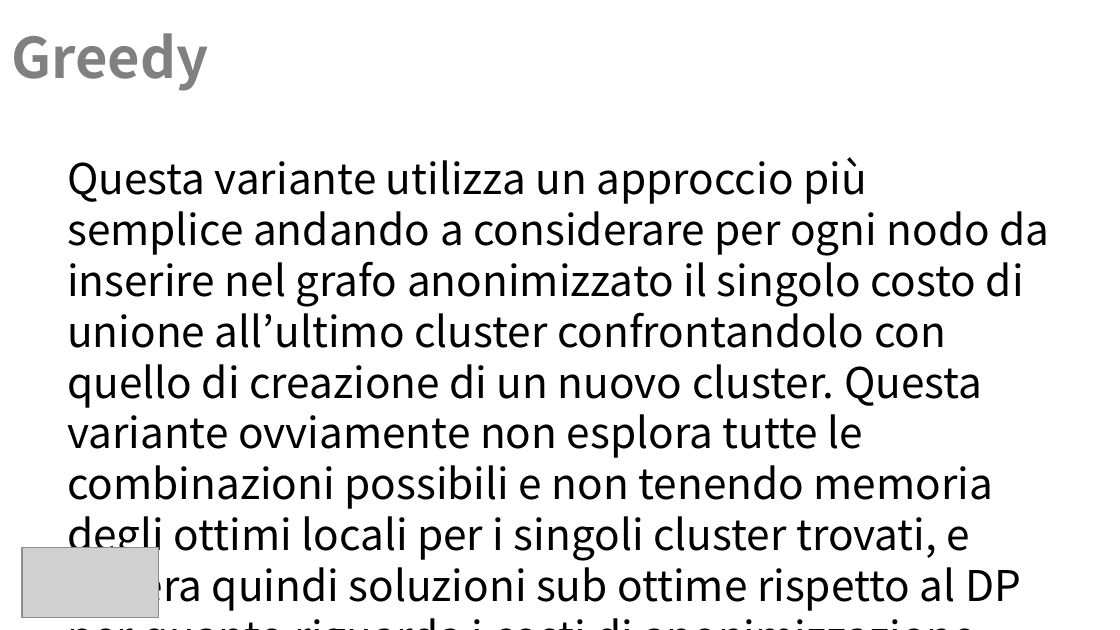
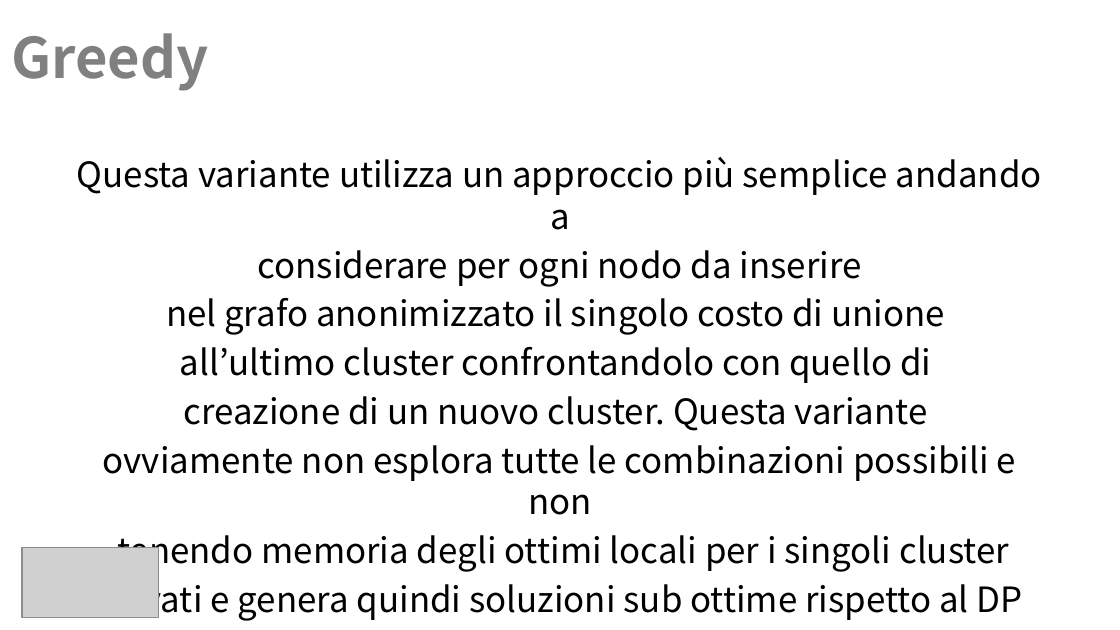
Before and after one commit to Navypowder/DP-P-project, a slide deck: slide 8 of Presentation/Towards_Identity_Anonymization_on_graph(K-degree anonymization).pptx. Drawn at 1120x630 pixels with LibreOffice and Linux fonts; fonts in the diff are those of the drawing; grey boxes stand for pictures; background and template pictures are left out. Boxes give left, top, right and bottom in pixels: in the first picture for what was removed or moved away, otherwise in the second. Text is boxed around its words. In the diff, an @@ line names an element or a change of style, - is before the commit and + after.

```diff
--- a/Presentation/Towards_Identity_Anonymization_on_graph(K-degree anonymization).pptx
+++ b/Presentation/Towards_Identity_Anonymization_on_graph(K-degree anonymization).pptx
@@ text at [77,157,1042,621]: text changed; size 27.2 to 22.4 pt @@
-Questa variante utilizza un approccio più semplice andando a considerare per ogni nodo da inserire nel grafo anonimizzato il singolo costo di unione all’ultimo cluster confrontandolo con quello di creazione di un nuovo cluster. Questa variante ovviamente non esplora tutte le combinazioni possibili e non tenendo memoria degli ottimi locali per i singoli cluster trovati, e genera quindi soluzioni sub ottime rispetto al DP per quanto riguarda i costi di anonimizzazione.
+Questa variante utilizza un approccio più semplice andando a
+considerare per ogni nodo da inserire
+nel grafo anonimizzato il singolo costo di unione
+all’ultimo cluster confrontandolo con quello di
+creazione di un nuovo cluster. Questa variante
+ovviamente non esplora tutte le combinazioni possibili e non
+tenendo memoria degli ottimi locali per i singoli cluster
+trovati e genera quindi soluzioni sub ottime rispetto al DP per
+quanto riguarda i costi di anonimizzazione.
```
Also in this commit, not shown: 9 other slides changed.
